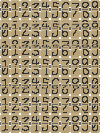
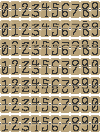
The second (100, 133) image is a revision of the first. Changes to its layers:
painted on "Layer 18" over [0, 57, 100, 68]
painted on "Layer 17" over [0, 67, 100, 76]
painted on "Layer 15" over [0, 38, 100, 49]
painted on "Layer 14" over [0, 48, 100, 57]
painted on "Layer 11" over [0, 19, 100, 30]
painted on "Layer 12" over [0, 29, 100, 38]
painted on "Layer 29" over [0, 114, 100, 123]
painted on "Layer 27" over [0, 124, 100, 133]
painted on "Layer 26" over [0, 95, 100, 104]
painted on "Layer 24" over [0, 105, 100, 114]
painted on "Layer 20" over [0, 76, 100, 85]
painted on "Layer 21" over [0, 86, 100, 95]
painted on "Layer 10" over [0, 0, 100, 19]
